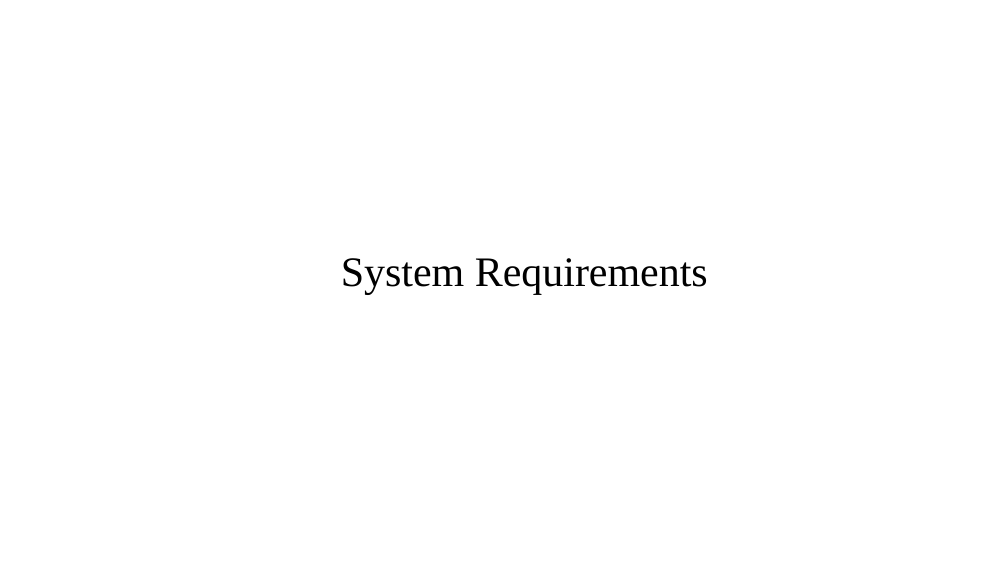
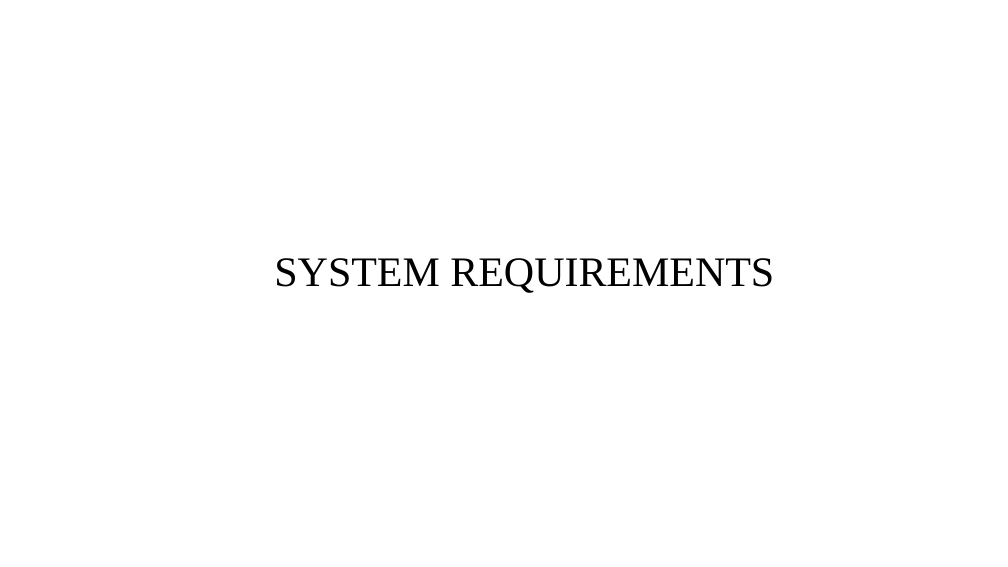
Before and after one commit to DhanalakshmiKandasamy/cfiles, a slide deck: slide 11 of PROJ8376.pptx (slide 40 before the commit). Drawn at 1008x567 pixels with LibreOffice and Linux fonts; fonts in the diff are those of the drawing. Boxes give left, top, right and bottom in pixels: in the first picture for what was removed or moved away, otherwise in the second. Text is boxed around its words. In the diff, an @@ line names an element or a change of style, - is before the commit and + after.

```diff
--- a/PROJ8376.pptx
+++ b/PROJ8376.pptx
@@ title at [274,258,774,293]: text changed @@
-System Requirements
+SYSTEM REQUIREMENTS
```
Also in this commit, not shown: 31 other slides changed, 2 slides added, 2 slides removed, 5 other files.
